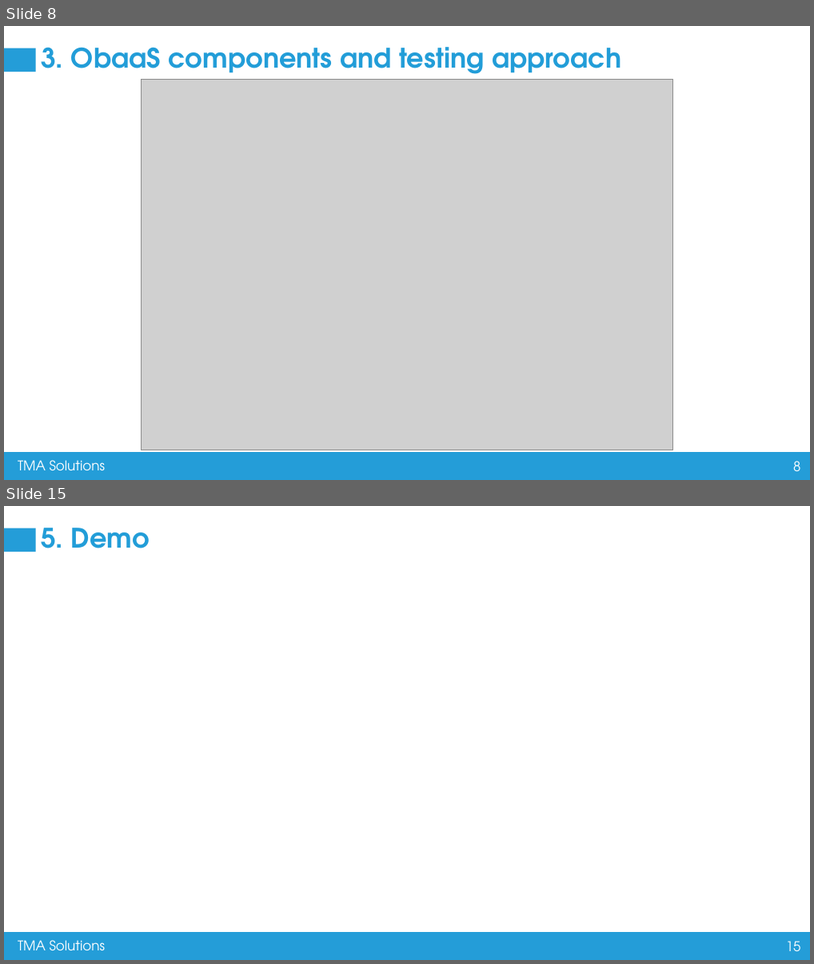
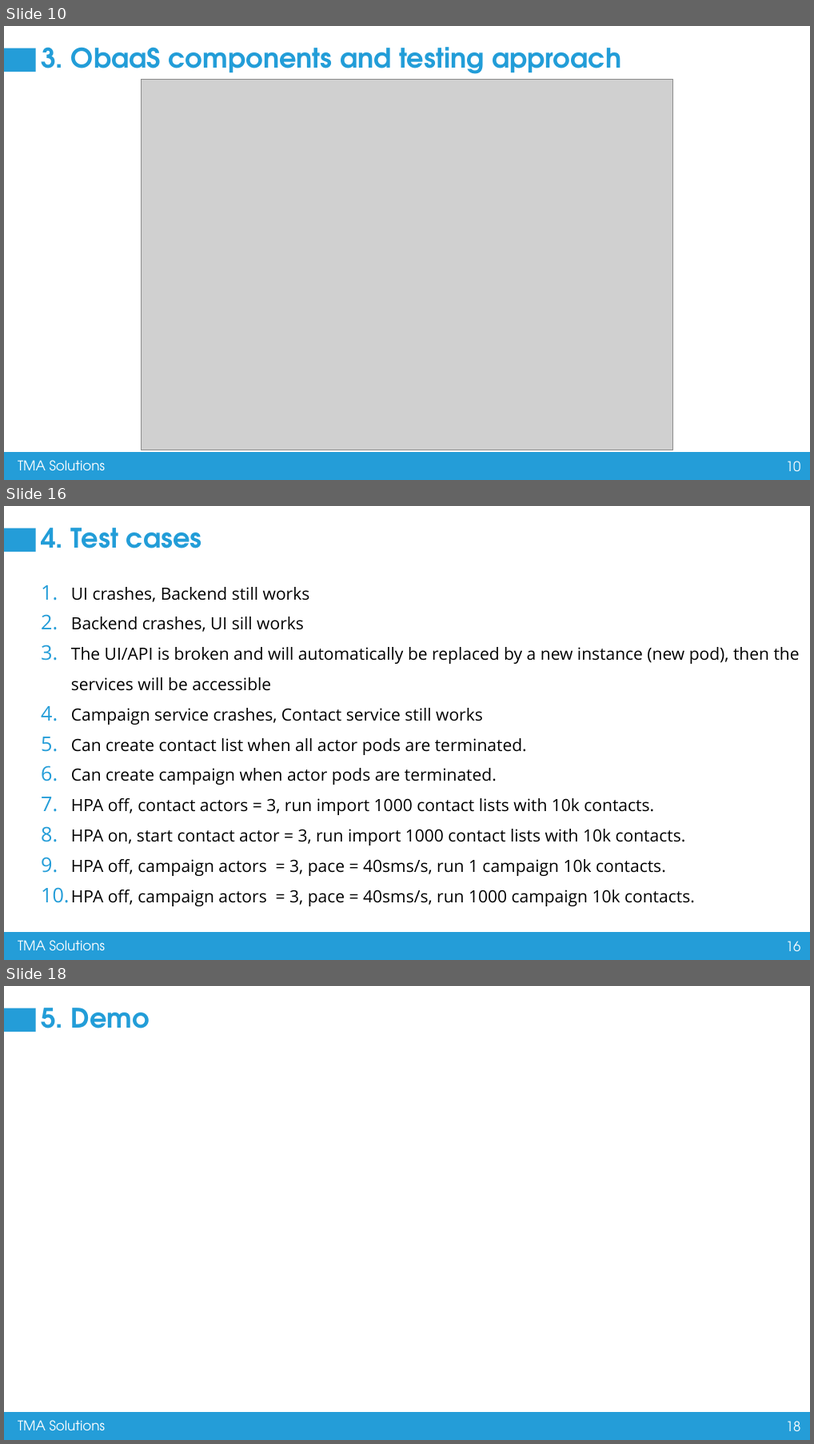
Before and after one commit to nguyenvanhuy0612/flutter_training, a slide deck: Containerization and Microservices Testing.pptx. Shown one above the other, each under a label of ours: slides 8 and 15 before the commit, slides 10, 16 and 18 after it; the slides between them are not shown. The pictures are 814x964 and 814x1444 pixels, drawn with LibreOffice and Linux fonts; fonts in the diff are those of the drawing; grey boxes stand for pictures. Boxes give left, top, right and bottom in pixels: in the first picture for what was removed or moved away, otherwise in the second. Text is boxed around its words. In the diff, an @@ line names an element or a change of style, - is before the commit and + after.

```diff
--- a/Containerization and Microservices Testing.pptx
+++ b/Containerization and Microservices Testing.pptx
@@ slide 16 added at bbox=[4, 506, 810, 960], background #FFFFFF; not listed: 4 template elements that a slide beside it also shows @@
@@ title added at bbox=[41, 528, 202, 548], 32 pt, text #229DD8, bold @@
+4. Test cases
@@ text added at bbox=[71, 587, 800, 906], 20 pt, text #000000 @@
+1. UI crashes, Backend still works
+2. Backend crashes, UI sill works
+3. The UI/API is broken and will automatically be replaced by a new instance (new pod), then the services will be accessible
+4. Campaign service crashes, Contact service still works
+5. Can create contact list when all actor pods are terminated.
+6. Can create campaign when actor pods are terminated.
+7. HPA off, contact actors = 3, run import 1000 contact lists with 10k contacts.
+8. HPA on, start contact actor = 3, run import 1000 contact lists with 10k contacts.
+9. HPA off, campaign actors = 3, pace = 40sms/s, run 1 campaign 10k contacts.
+10. HPA off, campaign actors = 3, pace = 40sms/s, run 1000 campaign 10k contacts.
@@ what was slide 8 is now slide 10 @@
@@ page number at bbox=[786, 460, 802, 471]: text changed @@
-8
+10
@@ what was slide 15 is now slide 18 @@
@@ page number at bbox=[786, 1420, 802, 1431]: text changed @@
-15
+18
```
Also in this commit, not shown: 5 slides changed, 8 other slides added, 13 slides removed.
